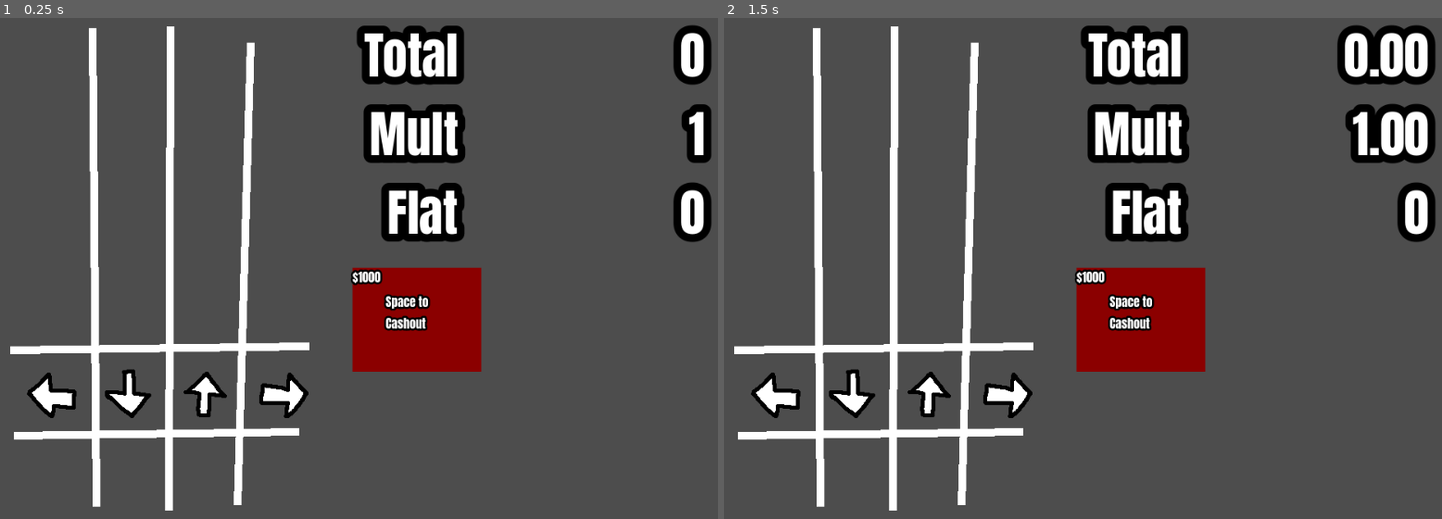
Above: before the commit, frames 1-2 (left to right).
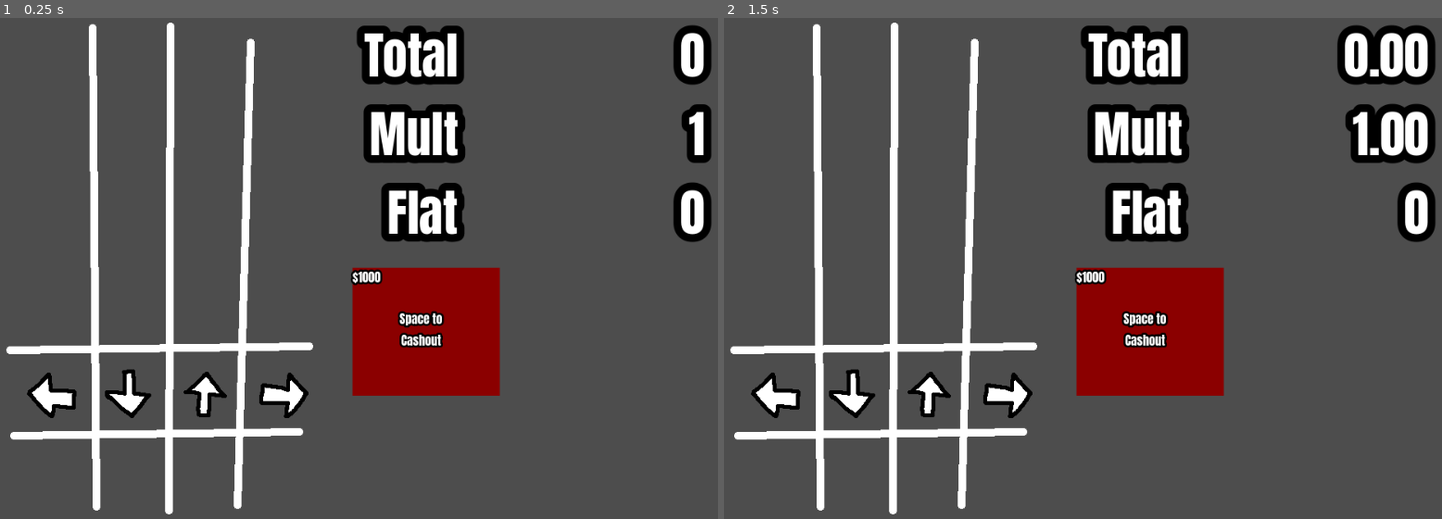
Above: after the commit, the same moments.

Repository: CWmain/cashoutCombo
Game: Godot game, scene res://Scenes/game/game.tscn
Two runs of this game, one before a commit and one after it. Both use one fixed random seed, a clock stepped at 60 frames per second and the inputs below.
Inputs:
- Up to frame 1 (0.25 s): no input
- Up to frame 2 (1.5 s): tap Enter at 0.5 s; hold D (Right) 0.53-1.25 s; tap Space (cashout) at 0.6 s; click "Buy" at 1.25 s

The runs differ from the first frame. In frame 1, 2.2% of the frame differs, in the area x 0-70%, y 0-100%; in frame 2, 2.2%.

Commit message:
Set up the stubs for the paid upgrades, which will be doubling cost mult and flat for good and great, may remove miss penalty reducation otherwise too easy

Diff:
--- a/Scenes/game/game.gd
+++ b/Scenes/game/game.gd
@@ -1,4 +1,13 @@
 extends Control
+
+@export var miss_mult: float = 0.5
+@export var miss_flat: int = 50
+
+@export var good_mult: float = 0.01
+@export var good_flat: int = 10
+
+@export var perfect_mult: float = 0.1
+@export var perfect_flat: int = 50
 
 @onready var rythm_board: CanvasLayer = $RythmBoard
 @onready var score_board: CanvasLayer = $score_board
@@ -20,18 +29,18 @@
 		shop.cashout()
 
 func _on_miss() -> void:
-	score_board.mult -= 0.5
-	score_board.flat -= 5
+	score_board.mult -= miss_mult
+	score_board.flat -= miss_flat
 	recheckCheckout()
 
 func _on_good() -> void:
-	score_board.mult += 0.01
-	score_board.flat += 10
+	score_board.mult += good_mult
+	score_board.flat += good_flat
 	recheckCheckout()
 
 func _on_perfect() -> void:
-	score_board.mult += 0.1
-	score_board.flat += 50
+	score_board.mult += perfect_mult
+	score_board.flat += perfect_flat
 	recheckCheckout()
 
 # updates the red - green indicator for if a checkout is possible
--- a/objects/RythmBoard/rythm_board.tscn
+++ b/objects/RythmBoard/rythm_board.tscn
@@ -32,20 +32,31 @@
 [node name="LeftDownLine" type="Line2D" parent="Lines"]
 position = Vector2(10, 1)
 points = PackedVector2Array(103, 7, 108, 628)
+begin_cap_mode = 2
+end_cap_mode = 2
 
 [node name="DownUpLine" type="Line2D" parent="Lines"]
 position = Vector2(15, 2)
 points = PackedVector2Array(199, 4, 197, 632)
+begin_cap_mode = 2
+end_cap_mode = 2
 
 [node name="UpRightLine" type="Line2D" parent="Lines"]
 position = Vector2(14, 8)
 points = PackedVector2Array(304, 19, 287, 619)
+begin_cap_mode = 2
+end_cap_mode = 2
 
 [node name="TopLine" type="Line2D" parent="Lines"]
 points = PackedVector2Array(6, 426, 394, 421)
+joint_mode = 2
+begin_cap_mode = 2
+end_cap_mode = 2
 
 [node name="BottomLine" type="Line2D" parent="Lines"]
 points = PackedVector2Array(11, 537, 381, 532)
+begin_cap_mode = 2
+end_cap_mode = 2
 
 [node name="Timers" type="Node" parent="."]
 
--- a/objects/shop/shop.gd
+++ b/objects/shop/shop.gd
@@ -1,8 +1,7 @@
 extends CanvasLayer
 
-@onready var item1_button: Button = $VBoxContainer/HBoxContainer/VBoxContainer/Button
-@onready var item2_button: Button = $VBoxContainer/HBoxContainer/VBoxContainer2/Button
-@onready var item3_button: Button = $VBoxContainer/HBoxContainer/VBoxContainer3/Button
+@onready var item1_button: Button = $VBoxContainer/MissStuff/HBoxContainer/VBoxContainer/MissMult
+@onready var item2_button: Button = $VBoxContainer/MissStuff/HBoxContainer/VBoxContainer2/MissFlat
 @onready var next_round: Button = $VBoxContainer/NextRound
 
 @onready var color_rect: ColorRect = $ColorRect
@@ -16,6 +15,16 @@
 
 signal nextRound
 
+signal incrementFlatMiss
+signal incrementMultMiss
+
+signal incrementFlatGood
+signal incrementMultGood
+
+signal incrementFlatPerfect
+signal incrementMultPerfect
+
+
 var currentMoney: float:
 	set(value):
 		currentMoney = snappedf(value, 0.01)
@@ -25,7 +34,7 @@
 func _ready() -> void:
 	item1_button.pressed.connect(_buyItem)
 	item2_button.pressed.connect(_buyItem)
-	item3_button.pressed.connect(_buyItem)
+
 	next_round.pressed.connect(_nextRound)
 
 	cashOutImpossible()
@@ -37,7 +46,6 @@
 		return
 	currentMoney -= moneyCashOut
 	moneyCashOut *= 2
-	print("Cashing out")
 	color_rect.hide()
 	updateMoneyRequiredLabel()
 
@@ -61,9 +69,7 @@
 	money_required_label.text = "$" + str(moneyCashOut)
 
 func cashOutPossible():
-	print("Possible")
 	color_rect.color = Color.DARK_GREEN
 
 func cashOutImpossible():
-	print("impossible")
 	color_rect.color = Color.DARK_RED
--- a/objects/shop/shop.tscn
+++ b/objects/shop/shop.tscn
@@ -16,41 +16,39 @@
 layout_mode = 2
 text = "Money ="
 
-[node name="HBoxContainer" type="HBoxContainer" parent="VBoxContainer"]
+[node name="MissStuff" type="VBoxContainer" parent="VBoxContainer"]
 layout_mode = 2
 
-[node name="VBoxContainer" type="VBoxContainer" parent="VBoxContainer/HBoxContainer"]
+[node name="MissLabel" type="Label" parent="VBoxContainer/MissStuff"]
+layout_mode = 2
+text = "Decrease Miss Penalty"
+
+[node name="HBoxContainer" type="HBoxContainer" parent="VBoxContainer/MissStuff"]
+layout_mode = 2
+alignment = 1
+
+[node name="VBoxContainer" type="VBoxContainer" parent="VBoxContainer/MissStuff/HBoxContainer"]
 layout_mode = 2
 
-[node name="Label" type="Label" parent="VBoxContainer/HBoxContainer/VBoxContainer"]
+[node name="Label" type="Label" parent="VBoxContainer/MissStuff/HBoxContainer/VBoxContainer"]
 layout_mode = 2
-text = "Item 1"
+text = "Flat"
+horizontal_alignment = 1
 
-[node name="Button" type="Button" parent="VBoxContainer/HBoxContainer/VBoxContainer"]
+[node name="MissMult" type="Button" parent="VBoxContainer/MissStuff/HBoxContainer/VBoxContainer"]
 layout_mode = 2
 focus_mode = 0
 text = "Buy"
 
-[node name="VBoxContainer2" type="VBoxContainer" parent="VBoxContainer/HBoxContainer"]
+[node name="VBoxContainer2" type="VBoxContainer" parent="VBoxContainer/MissStuff/HBoxContainer"]
 layout_mode = 2
 
-[node name="Label" type="Label" parent="VBoxContainer/HBoxContainer/VBoxContainer2"]
+[node name="Label" type="Label" parent="VBoxContainer/MissStuff/HBoxContainer/VBoxContainer2"]
 layout_mode = 2
-text = "Item 2"
+text = "Mult"
+horizontal_alignment = 1
 
-[node name="Button" type="Button" parent="VBoxContainer/HBoxContainer/VBoxContainer2"]
-layout_mode = 2
-focus_mode = 0
-text = "Buy"
-
-[node name="VBoxContainer3" type="VBoxContainer" parent="VBoxContainer/HBoxContainer"]
-layout_mode = 2
-
-[node name="Label" type="Label" parent="VBoxContainer/HBoxContainer/VBoxContainer3"]
-layout_mode = 2
-text = "Item 3"
-
-[node name="Button" type="Button" parent="VBoxContainer/HBoxContainer/VBoxContainer3"]
+[node name="MissFlat" type="Button" parent="VBoxContainer/MissStuff/HBoxContainer/VBoxContainer2"]
 layout_mode = 2
 focus_mode = 0
 text = "Buy"
@@ -62,8 +60,8 @@
 
 [node name="ColorRect" type="ColorRect" parent="."]
 offset_top = -1.0
-offset_right = 167.0
-offset_bottom = 134.0
+offset_right = 191.0
+offset_bottom = 165.0
 theme = ExtResource("2_jdixd")
 color = Color(0.00852867, 0.162174, 0.120011, 1)
 
@@ -74,11 +72,12 @@
 
 [node name="Label" type="Label" parent="ColorRect"]
 layout_mode = 0
-offset_left = 43.0
-offset_top = 32.0
-offset_right = 109.0
-offset_bottom = 81.0
+offset_left = 56.0
+offset_top = 54.0
+offset_right = 122.0
+offset_bottom = 107.0
 theme = ExtResource("2_jdixd")
 theme_override_colors/font_outline_color = Color(0, 0, 0, 1)
 text = "Space to
 Cashout"
+horizontal_alignment = 1
